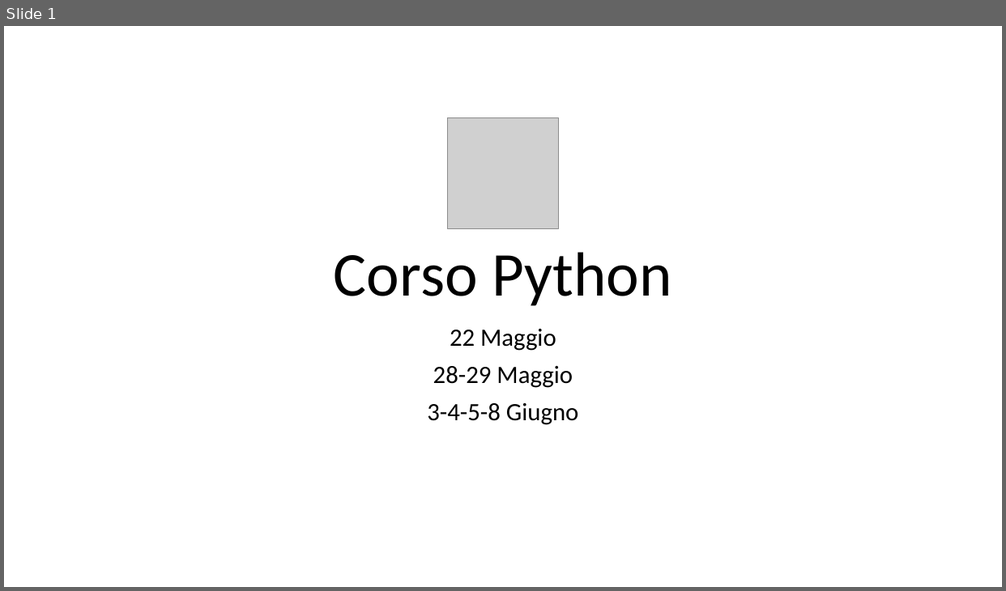
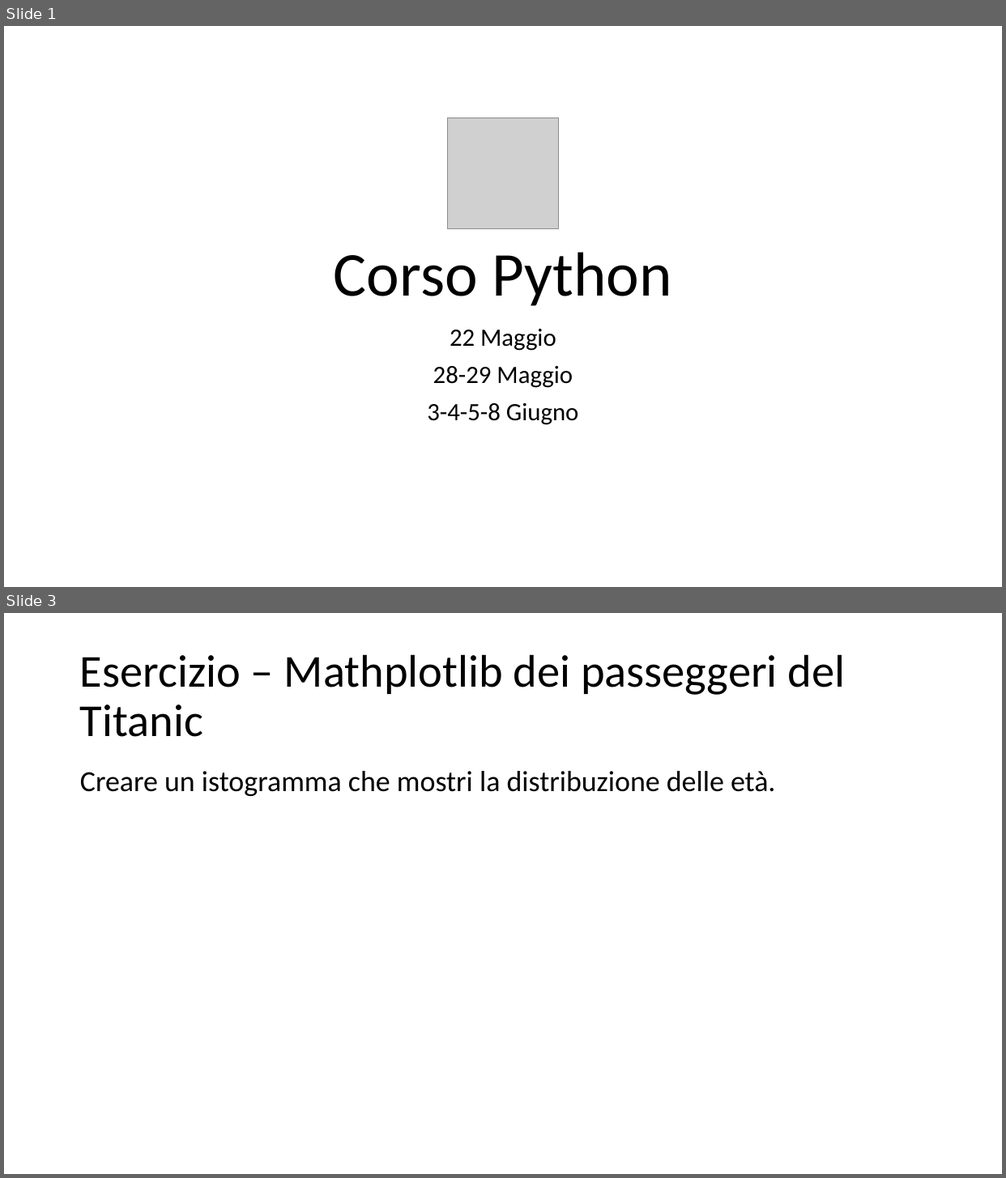
Before and after one commit to dipialx/Corso-Python, a slide deck: EsercizioLez3.3.pptx. Shown one above the other, each under a label of ours: slide 1 before the commit, slides 1 and 3 after it; the slides between them are not shown. The pictures are 1006x591 and 1006x1178 pixels, drawn with LibreOffice and Linux fonts; fonts in the diff are those of the drawing; grey boxes stand for pictures. Boxes give left, top, right and bottom in pixels: in the first picture for what was removed or moved away, otherwise in the second. Text is boxed around its words. In the diff, an @@ line names an element or a change of style, - is before the commit and + after.

```diff
--- a/EsercizioLez3.3.pptx
+++ b/EsercizioLez3.3.pptx
@@ slide 3 added at box(4, 613, 1002, 1174), background #FFFFFF @@
@@ title added at box(80, 654, 846, 737), 44 pt, text #000000 @@
+Esercizio – Mathplotlib dei passeggeri del Titanic
@@ text added at box(80, 771, 775, 796), 28 pt, text #000000 @@
+Creare un istogramma che mostri la distribuzione delle età.
```
Also in this commit, not shown: 1 slide changed, 3 other slides added, 2 other files.
